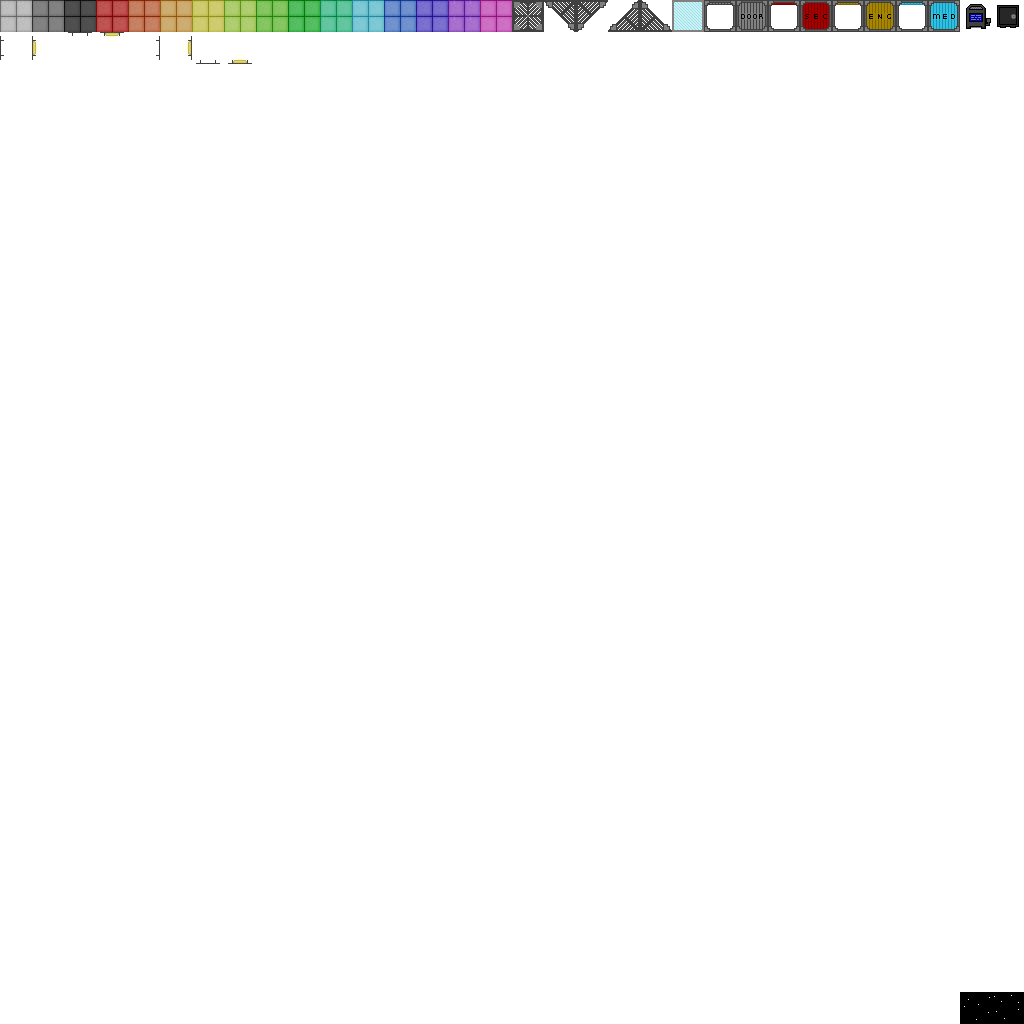
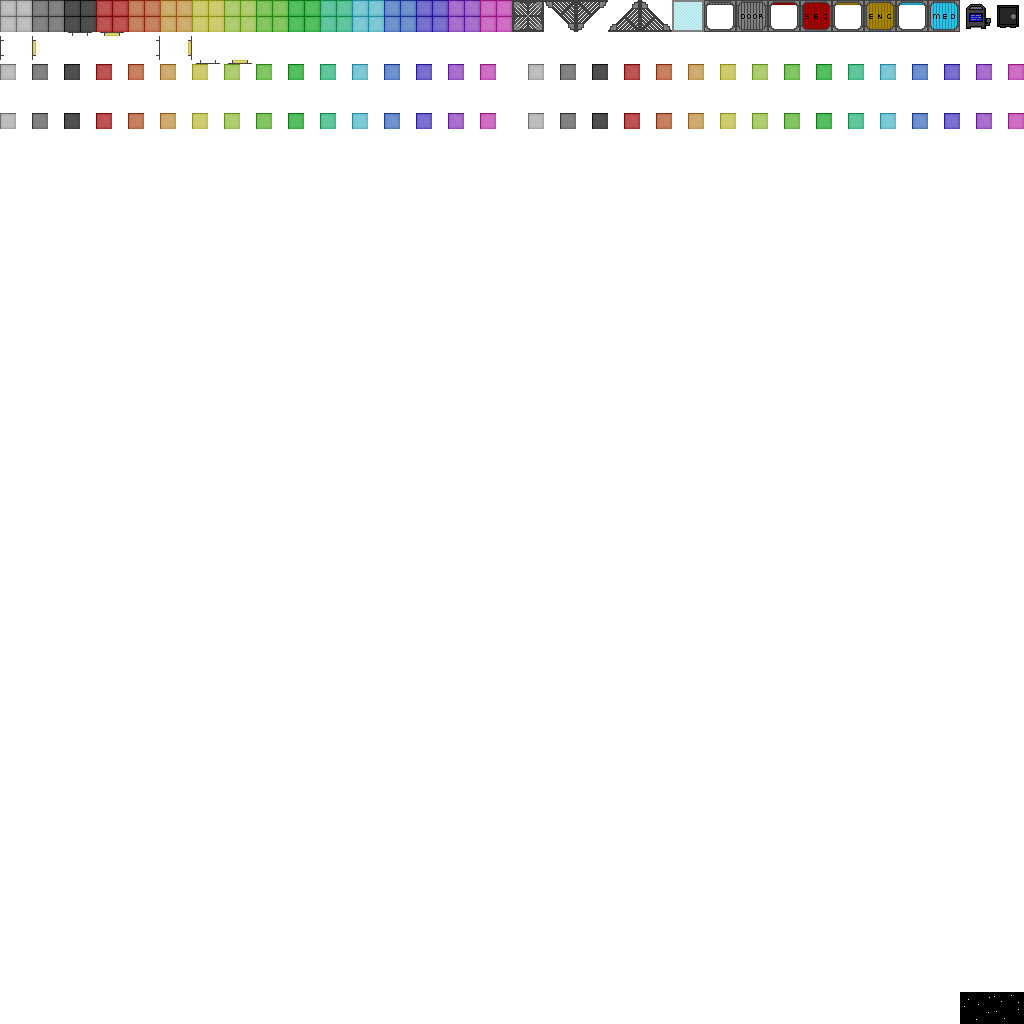
Layer changes from the first 1024px x 1024px image to the second:
added group "Quarter Floor Tiles (SE)" with 16 layers above "Quarter Floor Tiles (SW)" over [528, 113, 1024, 129]
added layer "127" in group "Quarter Floor Tiles (SE)" over [1008, 113, 1024, 129]
added layer "126" in group "Quarter Floor Tiles (SE)" over [976, 113, 992, 129]
added layer "125" in group "Quarter Floor Tiles (SE)" over [944, 113, 960, 129]
added layer "124" in group "Quarter Floor Tiles (SE)" over [912, 113, 928, 129]
added layer "123" in group "Quarter Floor Tiles (SE)" over [880, 113, 896, 129]
added layer "122" in group "Quarter Floor Tiles (SE)" over [848, 113, 864, 129]
added layer "121" in group "Quarter Floor Tiles (SE)" over [816, 113, 832, 129]
added layer "120" in group "Quarter Floor Tiles (SE)" over [784, 113, 800, 129]
added layer "119" in group "Quarter Floor Tiles (SE)" over [752, 113, 768, 129]
added layer "118" in group "Quarter Floor Tiles (SE)" over [720, 113, 736, 129]
added layer "117" in group "Quarter Floor Tiles (SE)" over [688, 113, 704, 129]
added layer "116" in group "Quarter Floor Tiles (SE)" over [656, 113, 672, 129]
added layer "115" in group "Quarter Floor Tiles (SE)" over [624, 113, 640, 129]
added layer "114" in group "Quarter Floor Tiles (SE)" over [592, 113, 608, 129]
added layer "113" in group "Quarter Floor Tiles (SE)" over [560, 113, 576, 129]
added layer "112" in group "Quarter Floor Tiles (SE)" over [528, 113, 544, 129]
added group "Quarter Floor Tiles (SW)" with 16 layers above "Quarter Floor Tiles (NE)" over [0, 113, 496, 129]
added layer "111" in group "Quarter Floor Tiles (SW)" over [480, 113, 496, 129]
added layer "110" in group "Quarter Floor Tiles (SW)" over [448, 113, 464, 129]
added group "Quarter Floor Tiles (NE)" with 16 layers above "Quarter Floor Tiles (NW)" over [528, 64, 1024, 80]
added group "Quarter Floor Tiles (NW)" with 16 layers above "39" over [0, 64, 496, 80]
…and 46 more changes (46 added)
